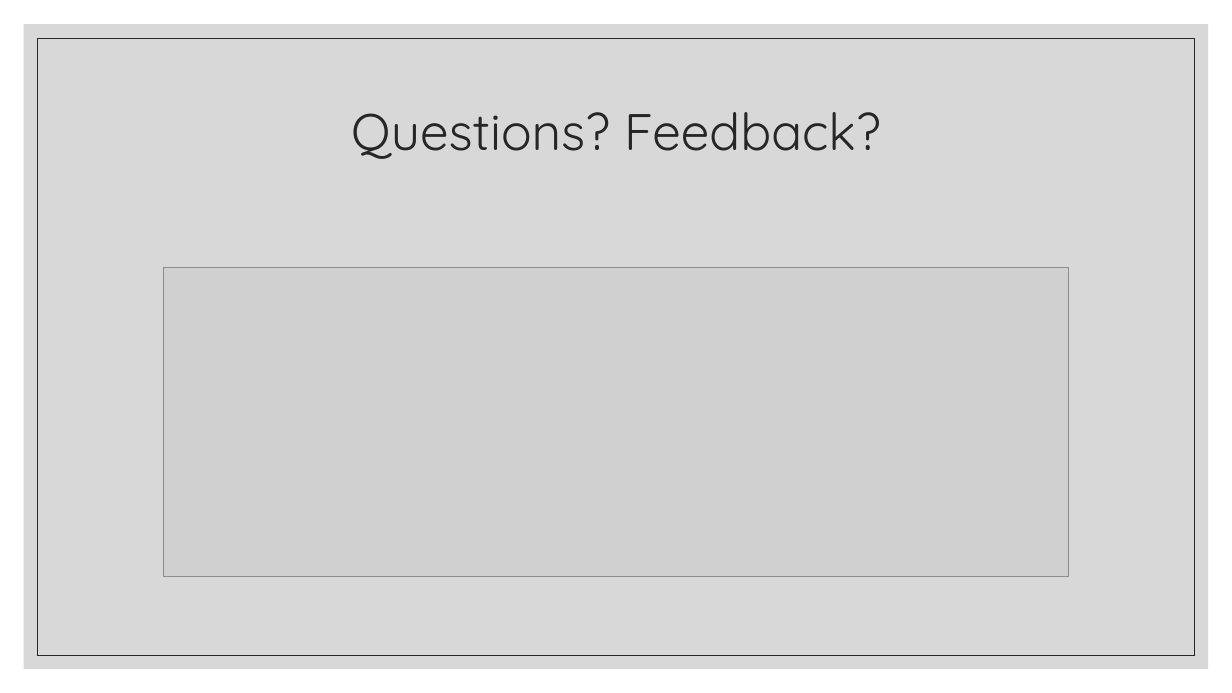
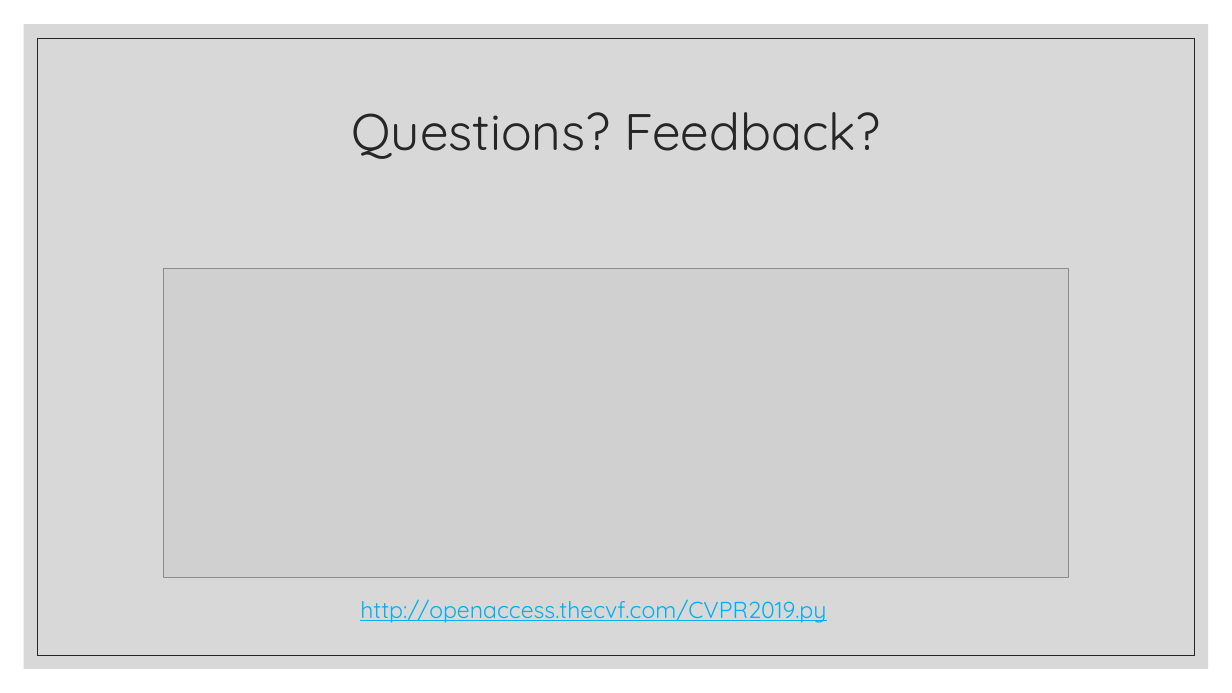
Before and after one commit to monacogustavo/EEL4798, a slide deck: slide 6 of ProjectProposal.pptx. Drawn at 1232x693 pixels with LibreOffice and Linux fonts; fonts in the diff are those of the drawing; grey boxes stand for pictures. Boxes give left, top, right and bottom in pixels: in the first picture for what was removed or moved away, otherwise in the second. Text is boxed around its words. In the diff, an @@ line names an element or a change of style, - is before the commit and + after.

```diff
--- a/ProjectProposal.pptx
+++ b/ProjectProposal.pptx
@@ text added at (360,599,826,623), 18 pt, text #00B0F0, underline @@
+http://openaccess.thecvf.com/CVPR2019.py
```
Also in this commit, not shown: 1 other file.
